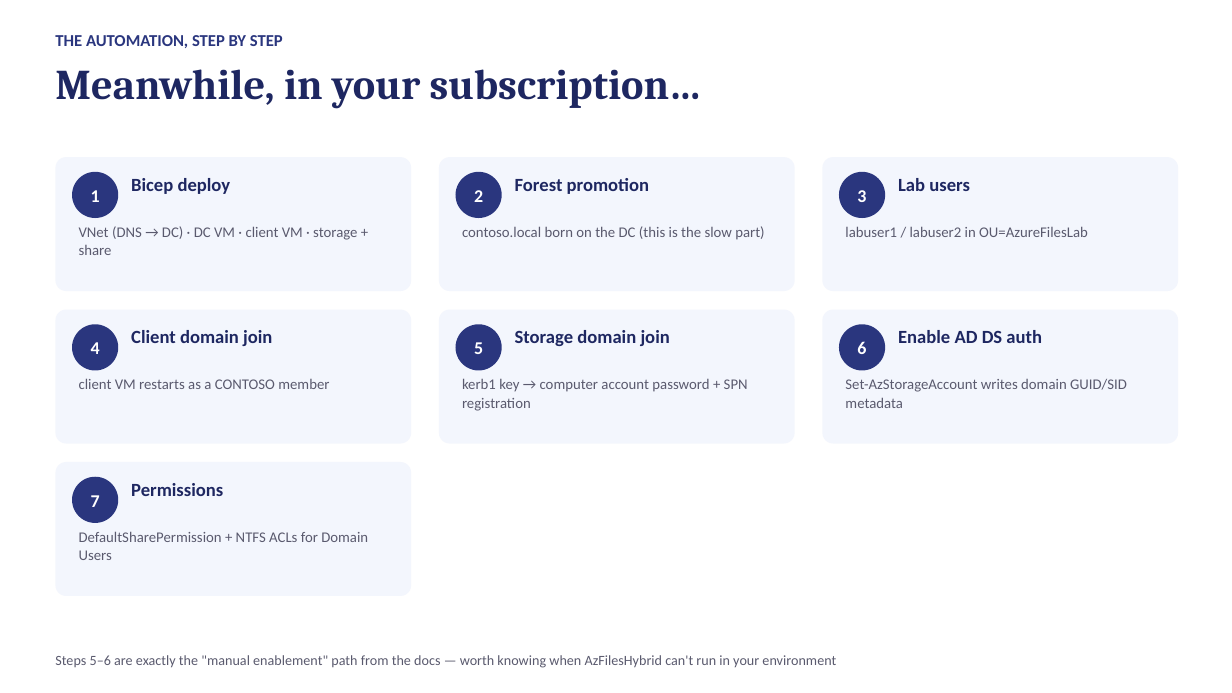
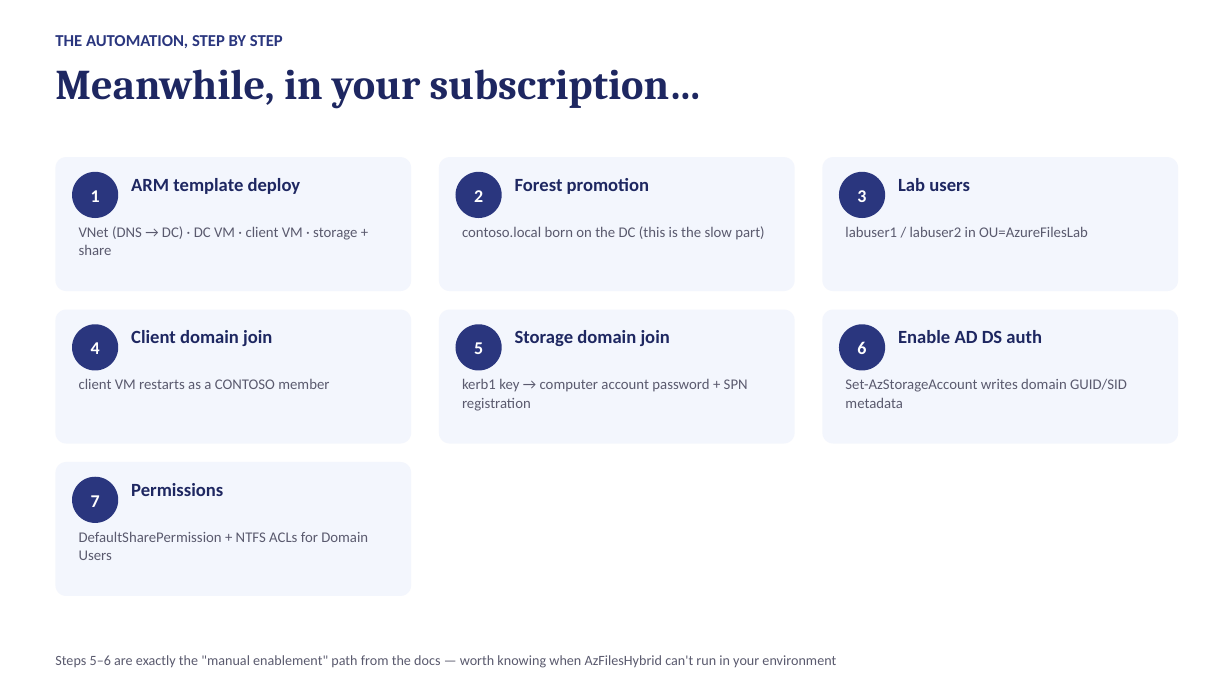
Before and after one commit to kmin1223/azfiles-lab, a slide deck: slide 16 of session1-adds-deck.pptx (slide 14 before the commit). Drawn at 1232x693 pixels with LibreOffice and Linux fonts; fonts in the diff are those of the drawing. Boxes give left, top, right and bottom in pixels: in the first picture for what was removed or moved away, otherwise in the second. Text is boxed around its words. In the diff, an @@ line names an element or a change of style, - is before the commit and + after.

```diff
--- a/session1-adds-deck.pptx
+++ b/session1-adds-deck.pptx
@@ text at [131,178,301,194]: text changed @@
-Bicep deploy
+ARM template deploy
```
Also in this commit, not shown: 8 other slides changed, 6 slides added, 3 slides removed, 16 other files.
